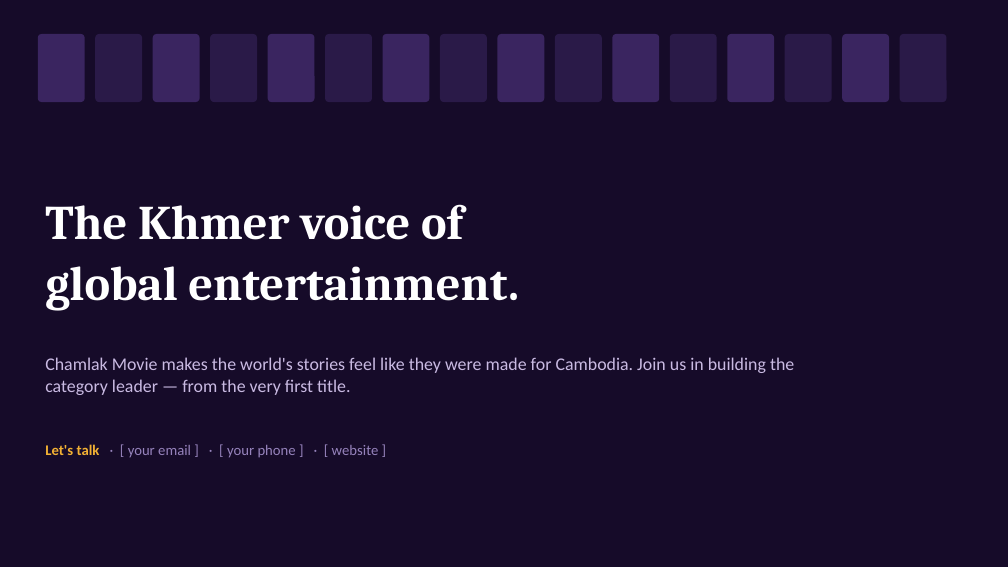
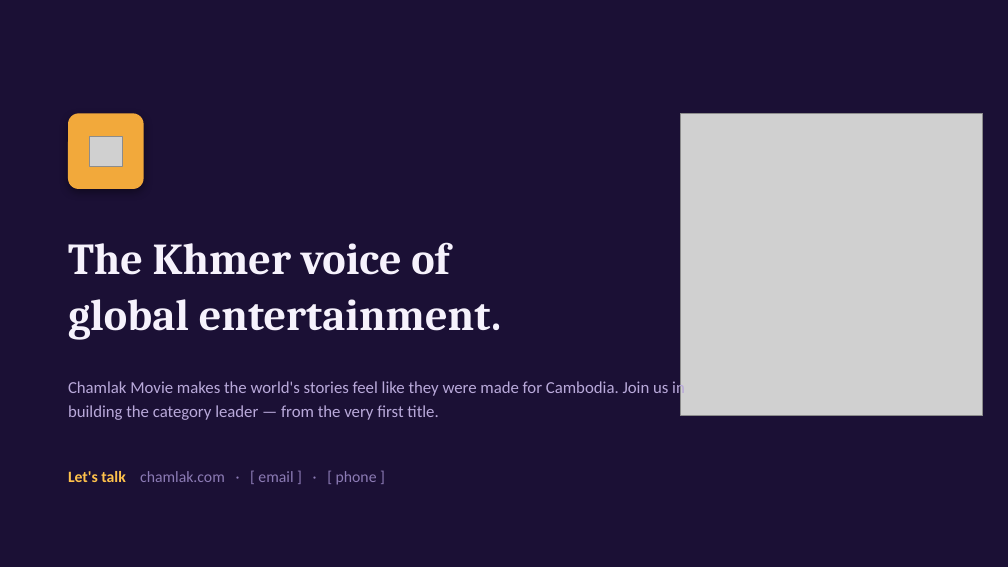
Before and after one commit to chamnabmeyinfo/chamlakmovieproject, a slide deck: slide 17 of Official documents/Chamlak_Movie_Investor_Pitch.pptx (slide 15 before the commit). Drawn at 1008x567 pixels with LibreOffice and Linux fonts; fonts in the diff are those of the drawing; grey boxes stand for pictures. Boxes give left, top, right and bottom in pixels: in the first picture for what was removed or moved away, otherwise in the second. Text is boxed around its words. In the diff, an @@ line names an element or a change of style, - is before the commit and + after.

Commit message:
Update founder names and CHAMLAK group context
Replace founder initials (AEK, CHAMNAB) with actual names (Morng Chuk, Chamnab Mey) and clarify Chamlak Movie's position within the CHAMLAK group structure. Add investor scope clarification that investment is scoped to Chamlak Movie only—not to the parent CHAMLAK brand or its other divisions (AI, Media, Music). Expand documentation with CHAMLAK's four-pillar structure and define founder roles with titles (CCTO and CEO). Update project description to emphasize in-house capabilities for surround sound, AI localization, and distribution.

```diff
--- a/Official documents/Chamlak_Movie_Investor_Pitch.pptx
+++ b/Official documents/Chamlak_Movie_Investor_Pitch.pptx
@@ background #160B29 to #1B1035 @@
@@ rounded rectangle removed at box(38, 34, 85, 102) @@
@@ rounded rectangle removed at box(95, 34, 142, 102) @@
@@ rounded rectangle removed at box(153, 34, 200, 102) @@
@@ rounded rectangle removed at box(210, 34, 257, 102) @@
@@ rounded rectangle removed at box(268, 34, 315, 102) @@
@@ rounded rectangle removed at box(325, 34, 372, 102) @@
@@ rounded rectangle removed at box(383, 34, 430, 102) @@
@@ rounded rectangle removed at box(440, 34, 487, 102) @@
@@ rounded rectangle removed at box(498, 34, 544, 102) @@
@@ rounded rectangle removed at box(555, 34, 602, 102) @@
@@ rounded rectangle removed at box(613, 34, 659, 102) @@
@@ rounded rectangle removed at box(670, 34, 717, 102) @@
@@ rounded rectangle removed at box(727, 34, 774, 102) @@
@@ rounded rectangle removed at box(785, 34, 832, 102) @@
@@ rounded rectangle removed at box(842, 34, 889, 102) @@
@@ rounded rectangle removed at box(900, 34, 947, 102) @@
@@ rounded rectangle added at box(68, 113, 144, 189), fill #F2A93B @@
@@ picture added at box(681, 113, 983, 416) @@
@@ picture added at box(89, 136, 123, 166) @@
@@ text "The Khmer voice of": place and size @@
-text "The Khmer voice of" at box(45, 204, 519, 311)
+text "The Khmer voice of" at box(68, 242, 501, 340)
@@ text "The Khmer voice of" at box(68, 242, 501, 340): size 46 to 42 pt, text colour #FFFFFF to #F6F2FC @@
@@ text "Chamlak Movie makes the world's ...": place and size @@
-text "Chamlak Movie makes the world's ..." at box(45, 357, 794, 395)
+text "Chamlak Movie makes the world's ..." at box(68, 380, 685, 420)
@@ text "Chamlak Movie makes the world's ..." at box(68, 380, 685, 420): size 17 to 16 pt, text colour #C9BAE2 to #B9A9DA; line spacing 1 to 1.2 @@
@@ text at box(68, 471, 377, 485): text changed; size 14 to 15 pt; text colour #9683BC to #8C7BB5 @@
-Let's talk · [ your email ] · [ your phone ] · [ website ]
+Let's talk chamlak.com · [ email ] · [ phone ]
```
Also in this commit, not shown: 13 other slides changed, 3 slides added, 1 slide removed, 3 other files.
